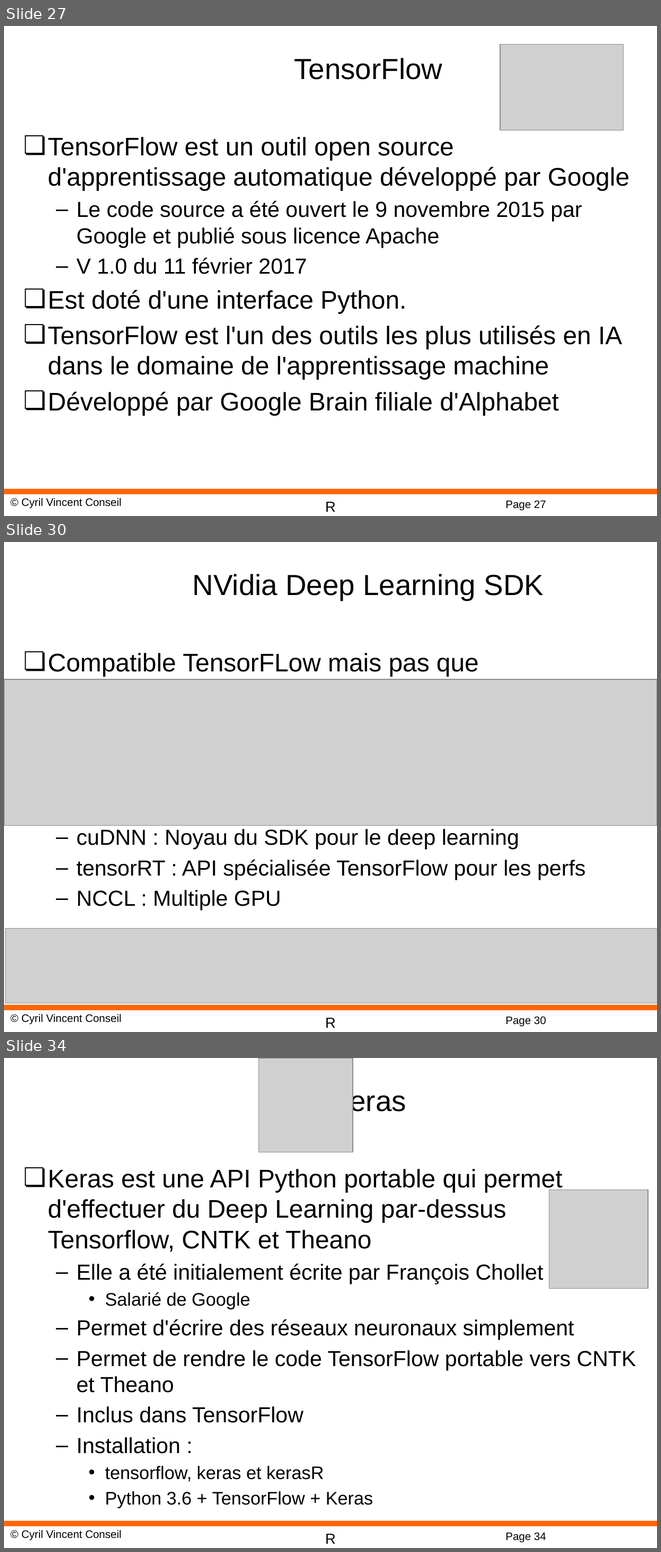
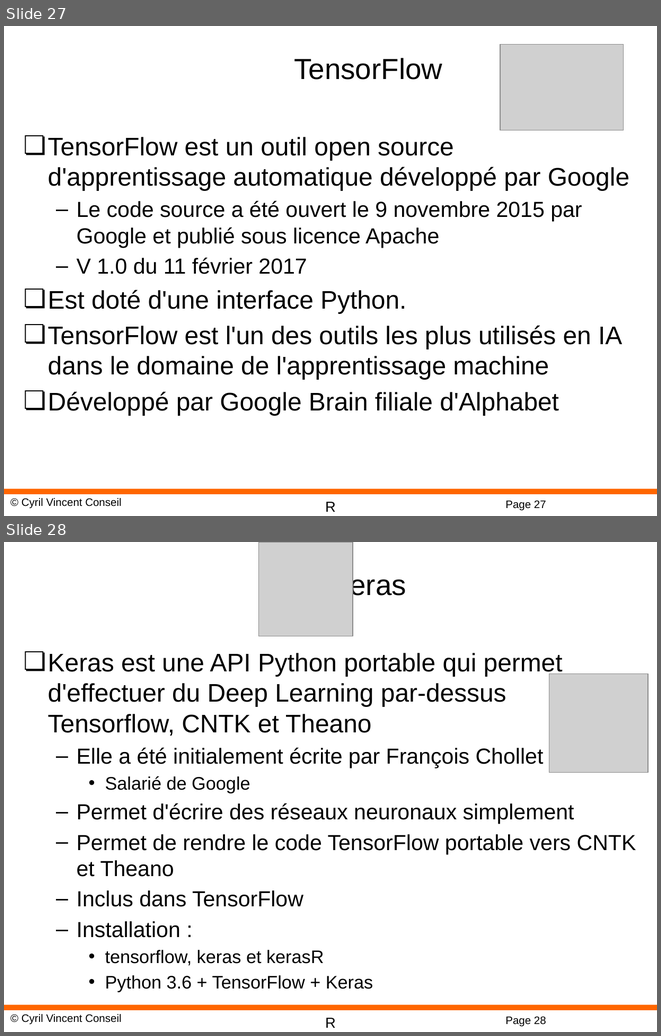
Before and after one commit to cyrilvincent/R, a slide deck: ppt/R-15-DeepLearning.pptx. Shown one above the other, each under a label of ours: slides 27, 30 and 34 before the commit, slides 27 and 28 after it; the slides between them are not shown. The pictures are 661x1552 and 661x1036 pixels, drawn with LibreOffice and Linux fonts; fonts in the diff are those of the drawing; grey boxes stand for pictures; background and template pictures are left out. Boxes give left, top, right and bottom in pixels: in the first picture for what was removed or moved away, otherwise in the second. Text is boxed around its words. In the diff, an @@ line names an element or a change of style, - is before the commit and + after.

```diff
--- a/ppt/R-15-DeepLearning.pptx
+++ b/ppt/R-15-DeepLearning.pptx
@@ slide 30 removed at [4, 542, 657, 1032], background #FFFFFF; not listed: 4 template elements that a slide beside it also shows @@
@@ title removed at [193, 574, 544, 600] @@
-NVidia Deep Learning SDK
@@ text removed at [48, 653, 585, 910] @@
-❏ Compatible TensorFLow mais pas que
-  – cuDNN : Noyau du SDK pour le deep learning
-  – tensorRT : API spécialisée TensorFlow pour les perfs
-  – NCCL : Multiple GPU
@@ picture removed at [4, 679, 657, 824] @@
@@ picture removed at [5, 928, 657, 1003] @@
@@ what was slide 34 is now slide 28 @@
@@ page number at [505, 1016, 546, 1026]: text changed @@
-Page 34
+Page 28
```
Also in this commit, not shown: 1 slide changed, 6 other slides removed, 8 other files.
